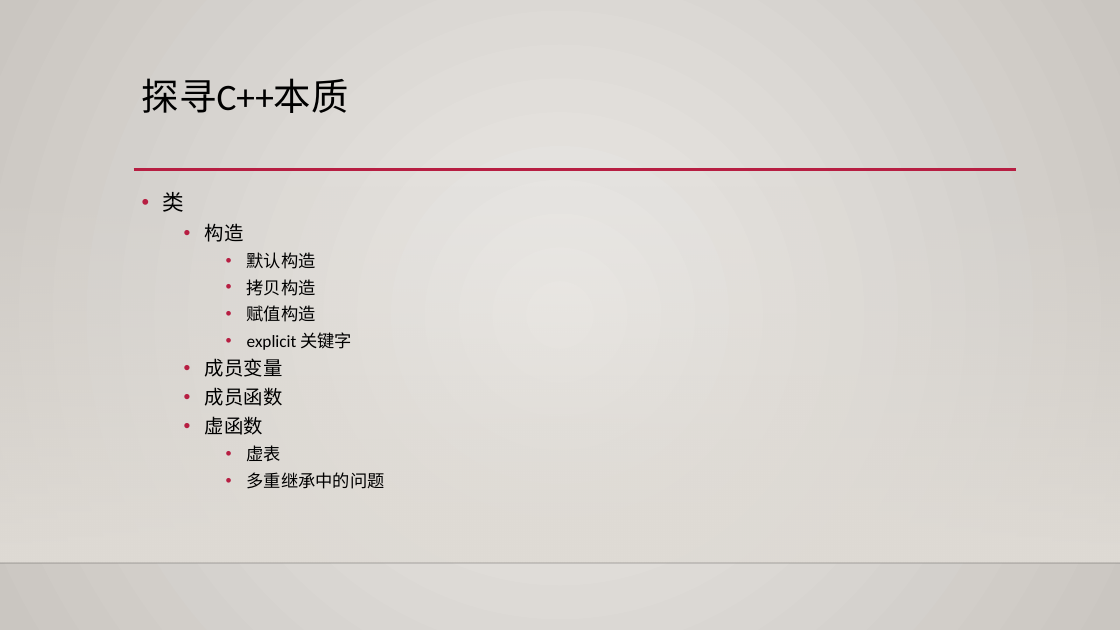
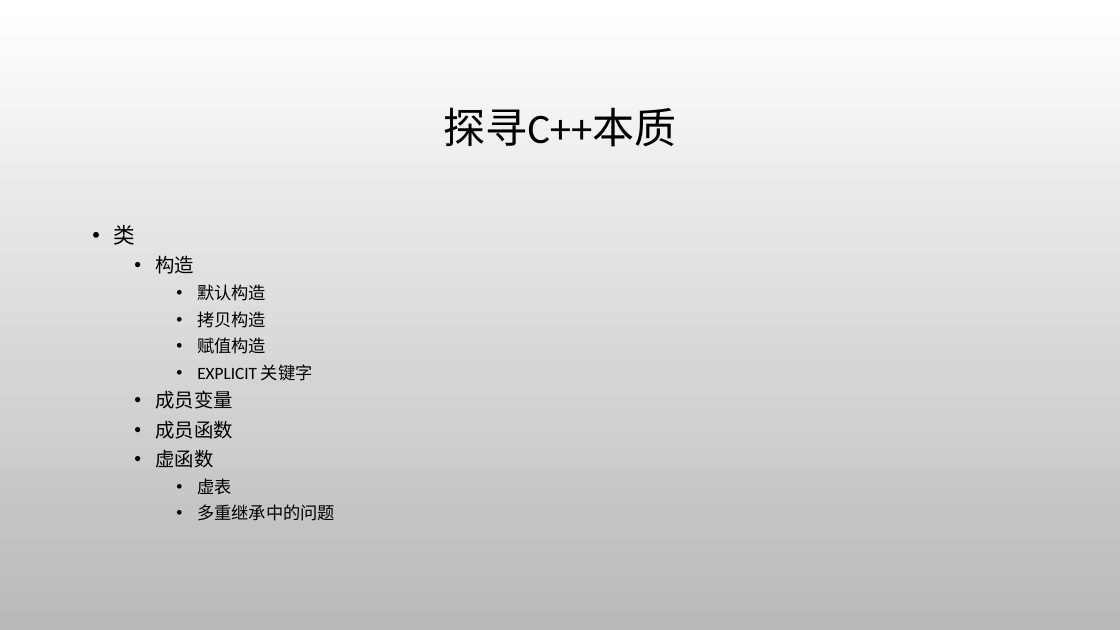
Before and after one commit to albertclass/Lessons, a slide deck: slide 20 of advance c++/courseware.pptx (slide 17 before the commit). Drawn at 1120x630 pixels with LibreOffice and Linux fonts; fonts in the diff are those of the drawing; background and template pictures are left out. Boxes give left, top, right and bottom in pixels: in the first picture for what was removed or moved away, otherwise in the second. Text is boxed around its words. In the diff, an @@ line names an element or a change of style, - is before the commit and + after.

```diff
--- a/advance c++/courseware.pptx
+++ b/advance c++/courseware.pptx
@@ background gradient #ECEAE7 to #CAC7C1 to picture (left out) @@
@@ title "探寻C++本质": place and size @@
-title "探寻C++本质" at bbox=[142, 78, 349, 113]
+title "探寻C++本质" at bbox=[444, 107, 677, 147]
@@ title "探寻C++本质" at bbox=[444, 107, 677, 147]: size 32 to 36 pt; alignment left to centre; vertical alignment top to middle @@
@@ line removed from (134, 170) to (1017, 170) @@
@@ rectangle removed at bbox=[0, 186, 1120, 563] @@
@@ text "类": place and size @@
-text "类" at bbox=[163, 192, 385, 489]
+text "类" at bbox=[113, 225, 335, 521]
@@ text at bbox=[113, 225, 335, 521]: bullet colour #B71E42 to #000000 @@
@@ text at bbox=[197, 364, 313, 381]: text changed @@
-    • explicit 关键字
+    • EXPLICIT 关键字
@@ line removed from (0, 563) to (1120, 563) @@
```
Also in this commit, not shown: 18 other slides changed, 4 slides added, 1 slide removed, 55 other files.
